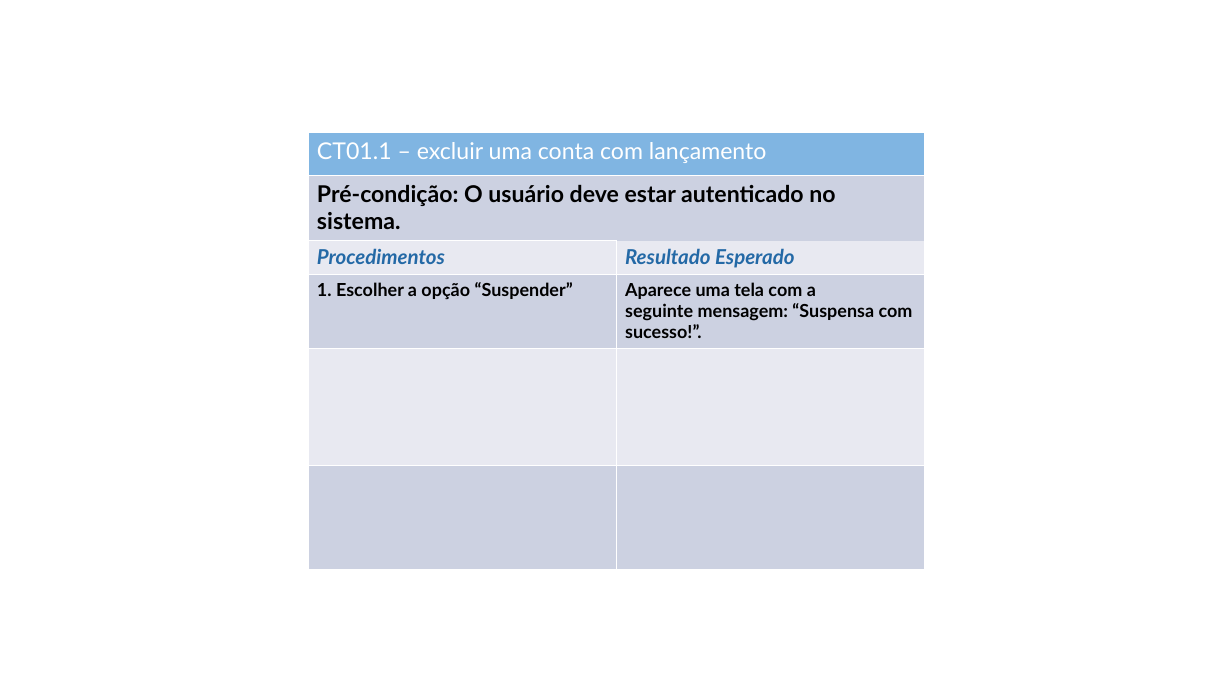
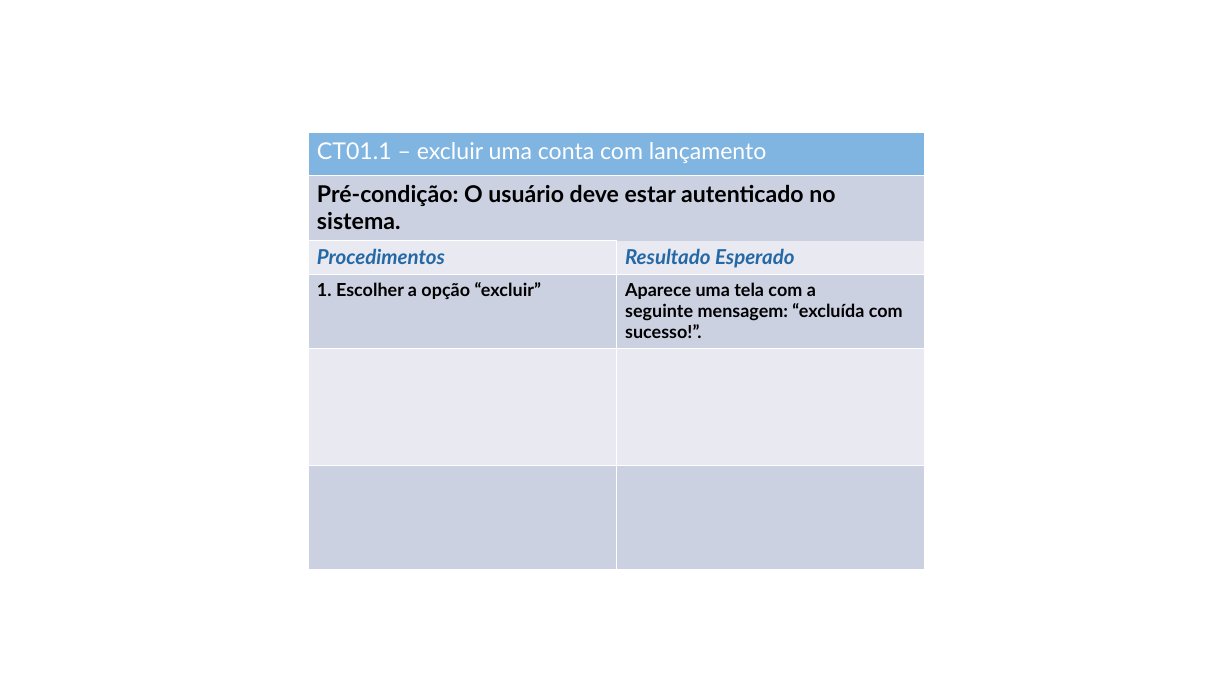
Before and after one commit to evertonschuster/GestaoFinancaPessoal, a slide deck: slide 3 of GestaoFinancaPessoal/GestaoFinancaPessoal/Documentos/525/Entrega-01/casos_de_teste01.pptx. Drawn at 1232x693 pixels with LibreOffice and Linux fonts; fonts in the diff are those of the drawing. Boxes give left, top, right and bottom in pixels: in the first picture for what was removed or moved away, otherwise in the second. Text is boxed around its words. In the diff, an @@ line names an element or a change of style, - is before the commit and + after.

```diff
--- a/GestaoFinancaPessoal/GestaoFinancaPessoal/Documentos/525/Entrega-01/casos_de_teste01.pptx
+++ b/GestaoFinancaPessoal/GestaoFinancaPessoal/Documentos/525/Entrega-01/casos_de_teste01.pptx
@@ table at <box>308,274,924,569</box> @@
-row 1, column 1: 1. Escolher a opção “Suspender”
+row 1, column 1: 1. Escolher a opção “excluir”
-row 1, column 2: Aparece uma tela com a / seguinte mensagem: “Suspensa com sucesso!”.
+row 1, column 2: Aparece uma tela com a / seguinte mensagem: “excluída com sucesso!”.
```
Also in this commit, not shown: 1 other file.
